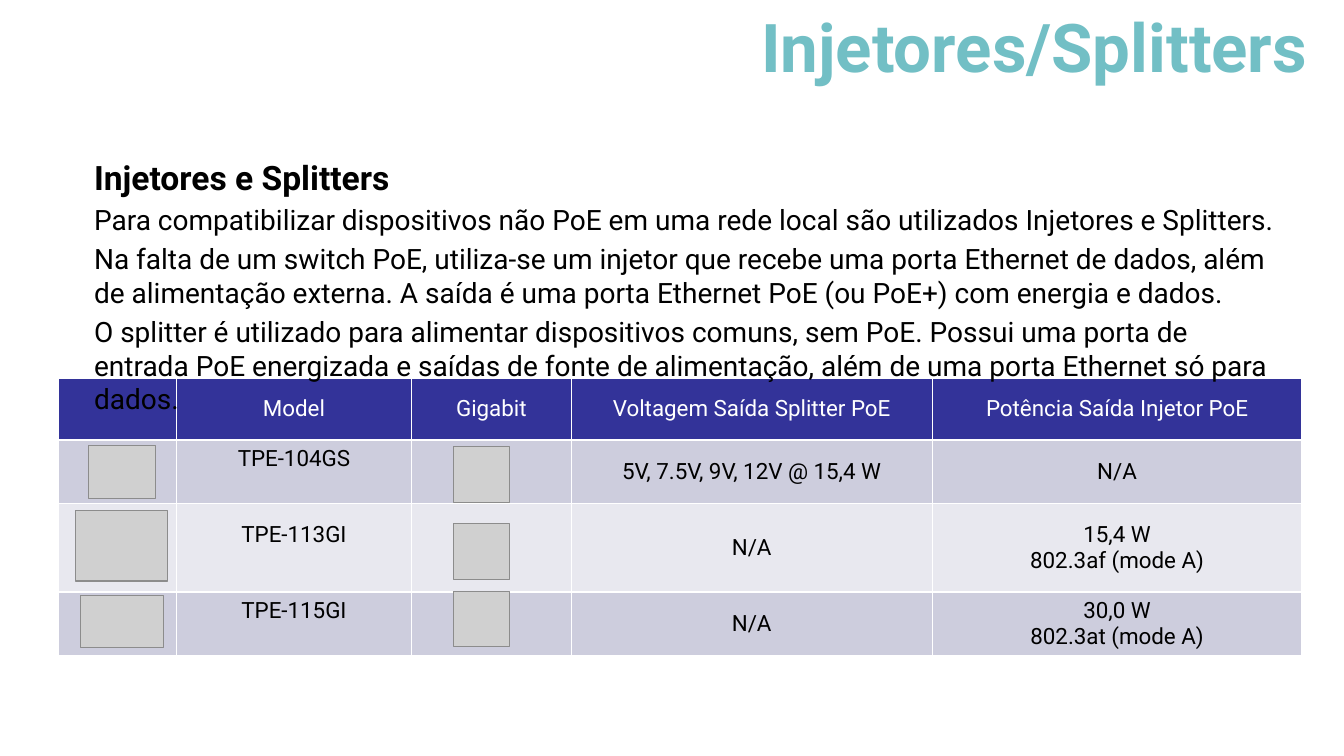
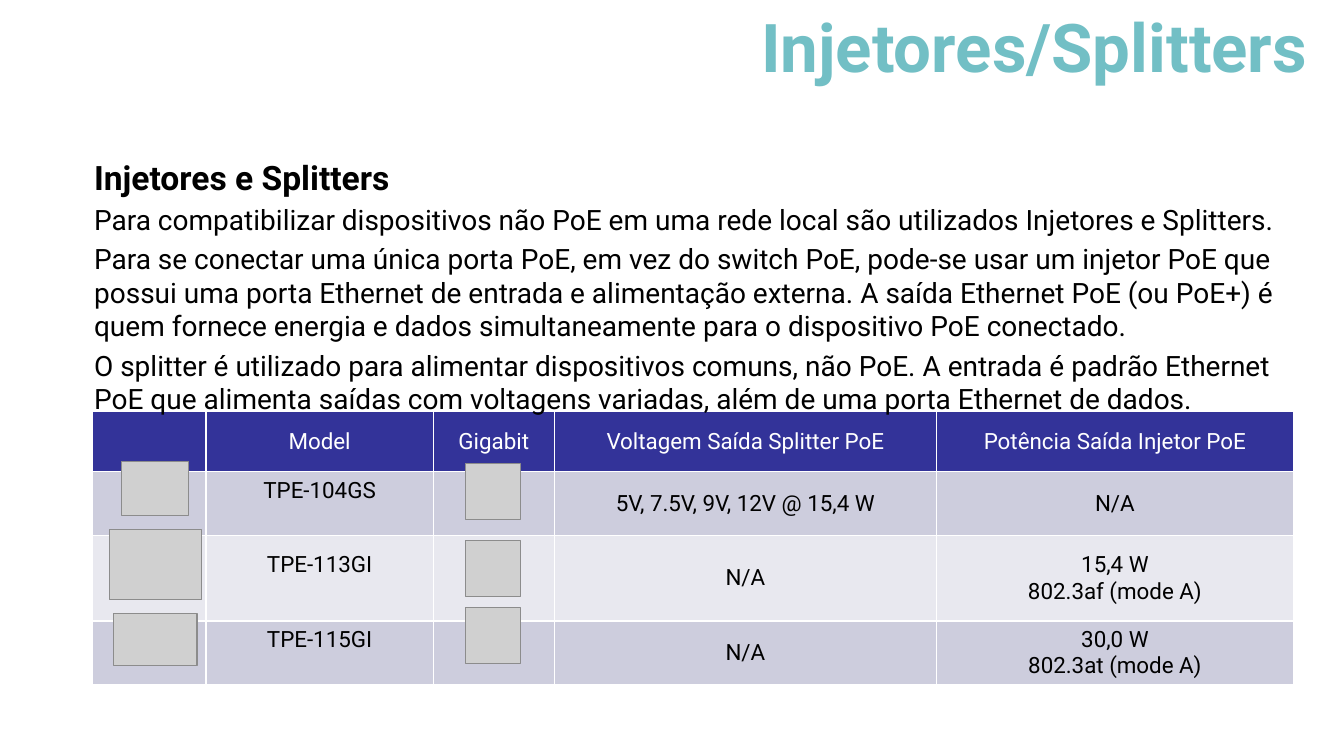
Before and after one commit to trendnet/treinamentos, a slide deck: slide 16 of Portfolio TRENDnet - PoE/en-us.PoE.2015Q3.Network1TV.pptx. Drawn at 1344x756 pixels with LibreOffice and Linux fonts; fonts in the diff are those of the drawing; grey boxes stand for pictures; background and template pictures are left out. Boxes give left, top, right and bottom in pixels: in the first picture for what was removed or moved away, otherwise in the second. Text is boxed around its words. In the diff, an @@ line names an element or a change of style, - is before the commit and + after.

Commit message:
[#101450680] rev ppt PoE

```diff
--- a/Portfolio TRENDnet - PoE/en-us.PoE.2015Q3.Network1TV.pptx
+++ b/Portfolio TRENDnet - PoE/en-us.PoE.2015Q3.Network1TV.pptx
@@ text at [94, 248, 1273, 416]: text changed @@
-Na falta de um switch PoE, utiliza-se um injetor que recebe uma porta Ethernet de dados, além de alimentação externa. A saída é uma porta Ethernet PoE (ou PoE+) com energia e dados.
-O splitter é utilizado para alimentar dispositivos comuns, sem PoE. Possui uma porta de entrada PoE energizada e saídas de fonte de alimentação, além de uma porta Ethernet só para dados.
+Para se conectar uma única porta PoE, em vez do switch PoE, pode-se usar um injetor PoE que possui uma porta Ethernet de entrada e alimentação externa. A saída Ethernet PoE (ou PoE+) é quem fornece energia e dados simultaneamente para o dispositivo PoE conectado.
+O splitter é utilizado para alimentar dispositivos comuns, não PoE. A entrada é padrão Ethernet PoE que alimenta saídas com voltagens variadas, além de uma porta Ethernet de dados.
@@ table: place and size @@
-table at [58, 378, 1302, 656]
+table at [93, 411, 1294, 685]
@@ picture: place and size @@
-picture at [89, 446, 156, 499]
+picture at [122, 462, 190, 515]
@@ picture: place and size @@
-picture at [76, 510, 168, 581]
+picture at [109, 529, 202, 600]
@@ picture: place and size @@
-picture at [81, 595, 164, 647]
+picture at [114, 613, 198, 665]
@@ 3 pictures: place and size @@
-3 pictures at [454, 447, 509, 646]
+3 pictures at [465, 464, 520, 663]
```
